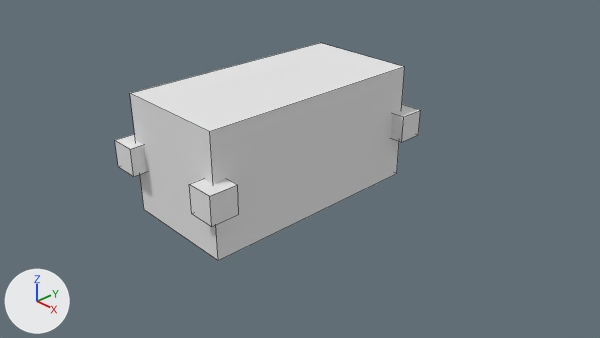
The Blender file AI.blend: old version first, new version second.
Camera for both pictures: the file's camera 'Camera'. Every picture has the same lights, and +X, +Y and +Z are marked at lower left. Mesh edges are drawn as thin lines. The same objects are shown in both versions, whatever each file hides.
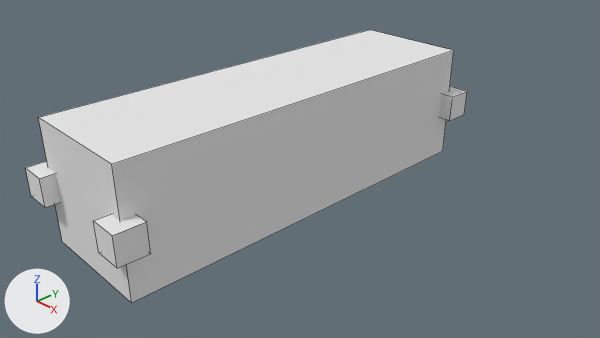
The edits, one by one:
me_cube has 8 vertices, 6 faces and spans x -1.0..1.0, y -2.0..2.0, z -1.0..1.0.
me_cube is used by ob_master; location (0.0, 0.0, 1.0).
me_cube part 1: the whole mesh is scaled about its middle by (1, 1.7, 1).
Object 'Cube.004' (ob_cube_004) moves from (1.0, -2.0, 1.0) to (1.0, -3.4, 1.0).
Object 'Cube.003' (ob_cube_003) moves from (1.0, 2.0, 1.0) to (1.0, 3.4, 1.0).
Object 'Cube.001' (ob_cube_001) moves from (-1.0, -2.0, 1.0) to (-1.0, -3.4, 1.0).

What differs and where, as boxes [x1, y1, x2, y2] in the pictures (600 x 338 px):
'Master', mesh rescaled (51% wider, 25% taller): before [130, 43, 405, 261]; after [39, 30, 454, 303]
'Cube.004', moved: before [189, 179, 239, 226]; after [93, 214, 151, 268]
'Cube.001', moved: before [115, 134, 147, 177]; after [25, 161, 61, 208]
'Cube.003', moved: before [391, 104, 421, 142]; after [440, 86, 467, 121]
